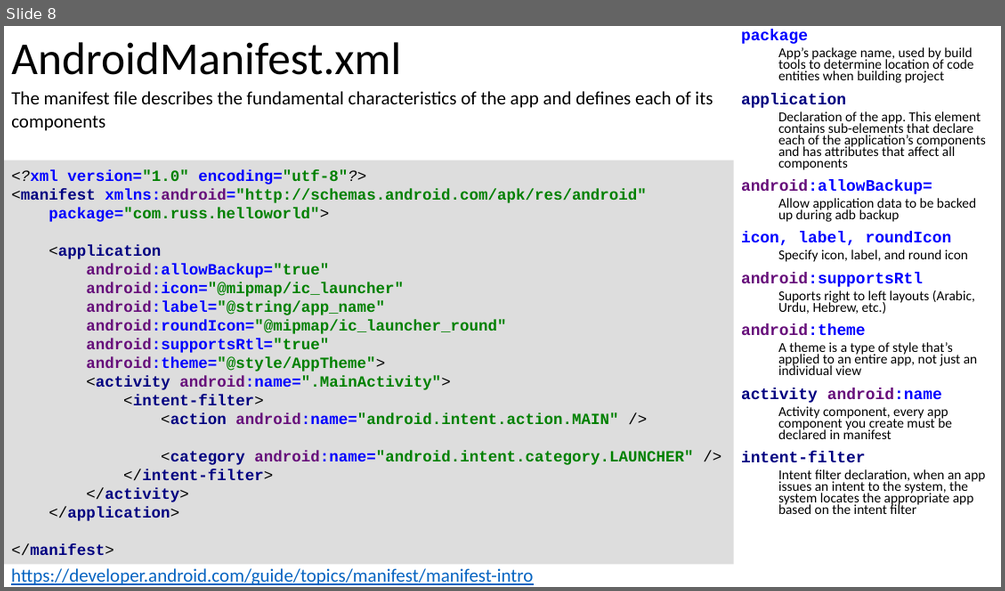
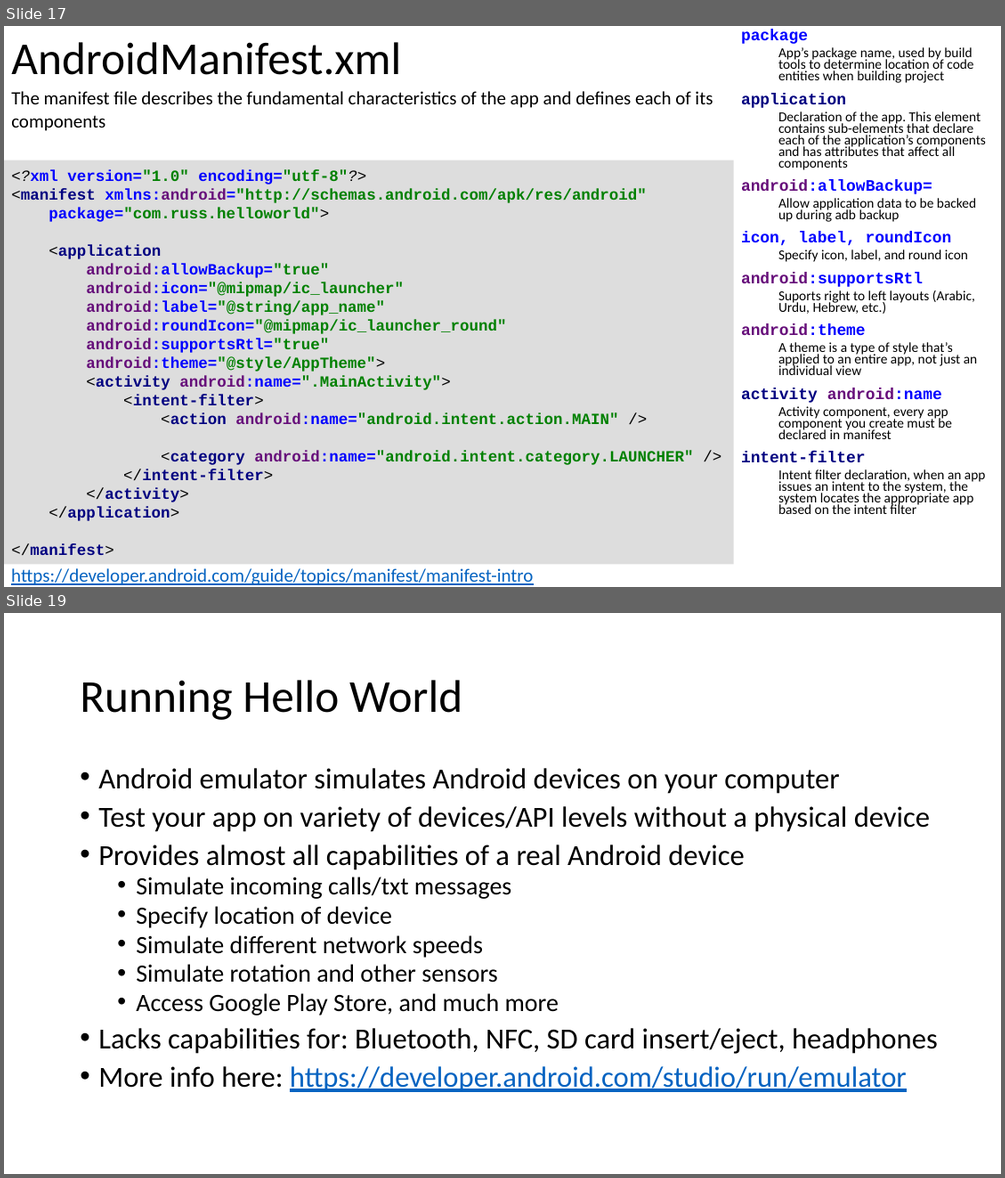
Before and after one commit to russellu/cs230, a slide deck: Lecture_HelloWorld.pptx. Shown one above the other, each under a label of ours: slide 8 before the commit, slides 17 and 19 after it; the slides between them are not shown. The pictures are 1005x591 and 1005x1178 pixels, drawn with LibreOffice and Linux fonts; fonts in the diff are those of the drawing. Boxes give left, top, right and bottom in pixels: in the first picture for what was removed or moved away, otherwise in the second. Text is boxed around its words. In the diff, an @@ line names an element or a change of style, - is before the commit and + after.

```diff
--- a/Lecture_HelloWorld.pptx
+++ b/Lecture_HelloWorld.pptx
@@ slide 19 added at (x1=4, y1=613, x2=1001, y2=1174), background #FFFFFF @@
@@ title added at (x1=80, y1=680, x2=462, y2=720), 44 pt, text #000000 @@
+Running Hello World
@@ text added at (x1=98, y1=768, x2=938, y2=1092), 28 pt, text #000000 @@
+• Android emulator simulates Android devices on your computer
+• Test your app on variety of devices/API levels without a physical device
+• Provides almost all capabilities of a real Android device
+  • Simulate incoming calls/txt messages
+  • Specify location of device
+  • Simulate different network speeds
+  • Simulate rotation and other sensors
+  • Access Google Play Store, and much more
+• Lacks capabilities for: Bluetooth, NFC, SD card insert/eject, headphones
+• More info here: https://developer.android.com/studio/run/emulator
@@ what was slide 8 is now slide 17 @@
```
Also in this commit, not shown: 4 slides changed, 12 other slides added, 10 slides removed, 3 other files.
